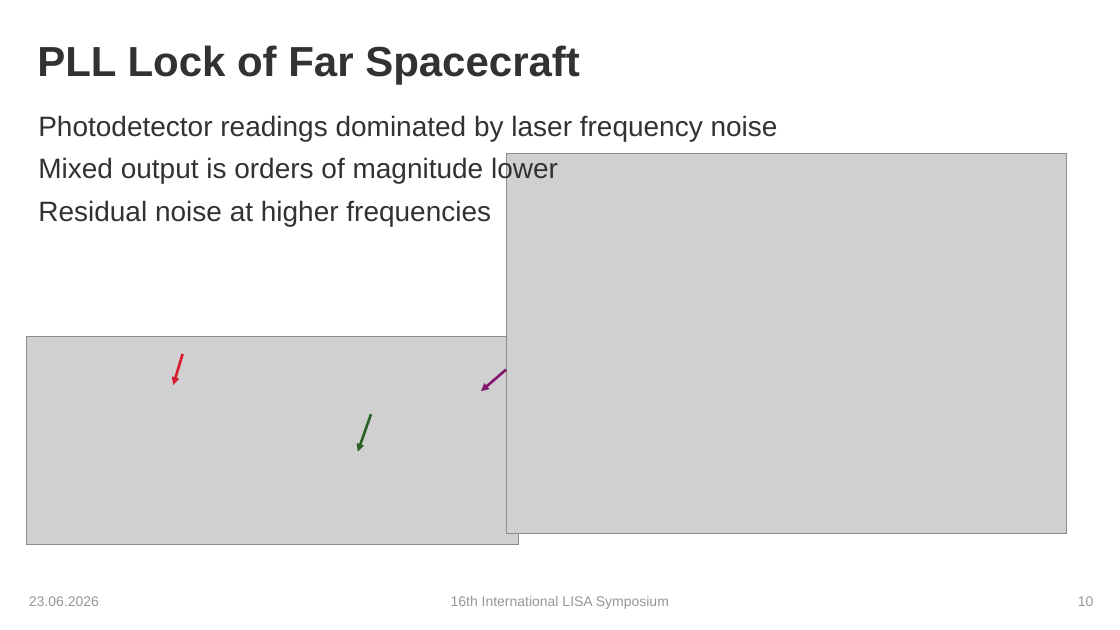
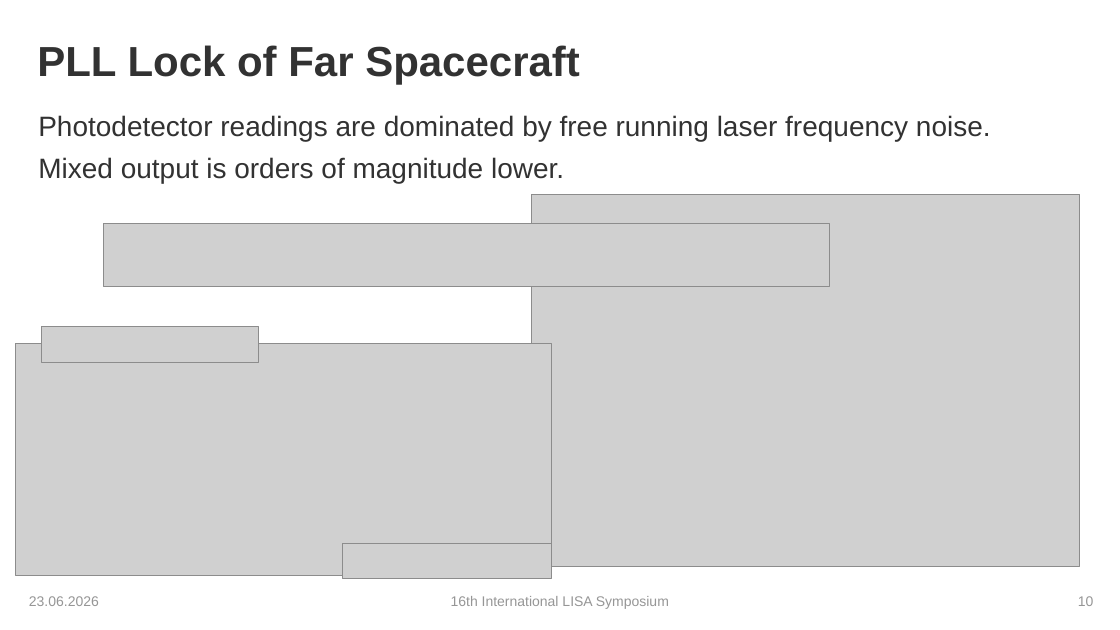
Before and after one commit to karinkruuse/Esitlused, a slide deck: slide 10 of Kruuse_Symposium_2026 - Copy.pptx. Drawn at 1120x630 pixels with LibreOffice and Linux fonts; fonts in the diff are those of the drawing; grey boxes stand for pictures; background and template pictures are left out. Boxes give left, top, right and bottom in pixels: in the first picture for what was removed or moved away, otherwise in the second. Text is boxed around its words. In the diff, an @@ line names an element or a change of style, - is before the commit and + after.

```diff
--- a/Kruuse_Symposium_2026 - Copy.pptx
+++ b/Kruuse_Symposium_2026 - Copy.pptx
@@ text at (x1=38, y1=115, x2=991, y2=184): text changed @@
-Photodetector readings dominated by laser frequency noise
-Mixed output is orders of magnitude lower
-Residual noise at higher frequencies
+Photodetector readings are dominated by free running laser frequency noise.
+Mixed output is orders of magnitude lower.
@@ picture resized from (x1=507, y1=154, x2=1067, y2=534) to (x1=531, y1=194, x2=1080, y2=566) @@
@@ picture added at (x1=103, y1=223, x2=830, y2=287) @@
@@ picture added at (x1=41, y1=327, x2=259, y2=363) @@
@@ picture resized from (x1=26, y1=336, x2=519, y2=544) to (x1=16, y1=344, x2=552, y2=575) @@
@@ arrow removed from (182, 354) to (173, 385) @@
@@ arrow removed from (507, 370) to (481, 392) @@
@@ arrow removed from (371, 414) to (358, 452) @@
@@ picture added at (x1=343, y1=544, x2=552, y2=578) @@
```
Also in this commit, not shown: 9 other slides changed.
